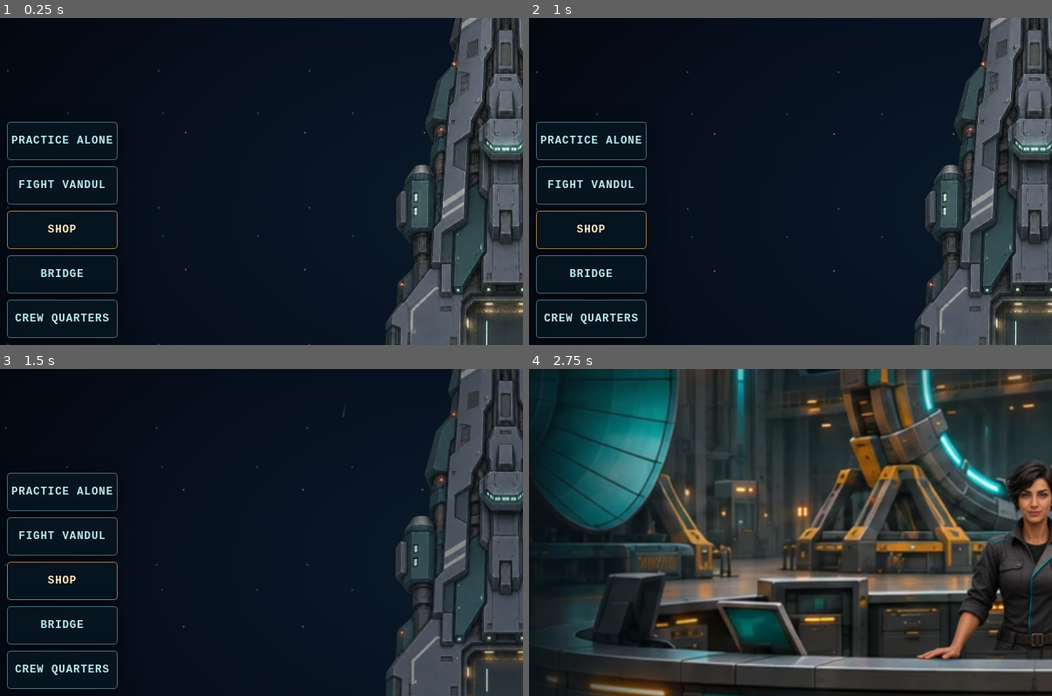
Above: before the commit, frames 1-4 (two rows, left to right).
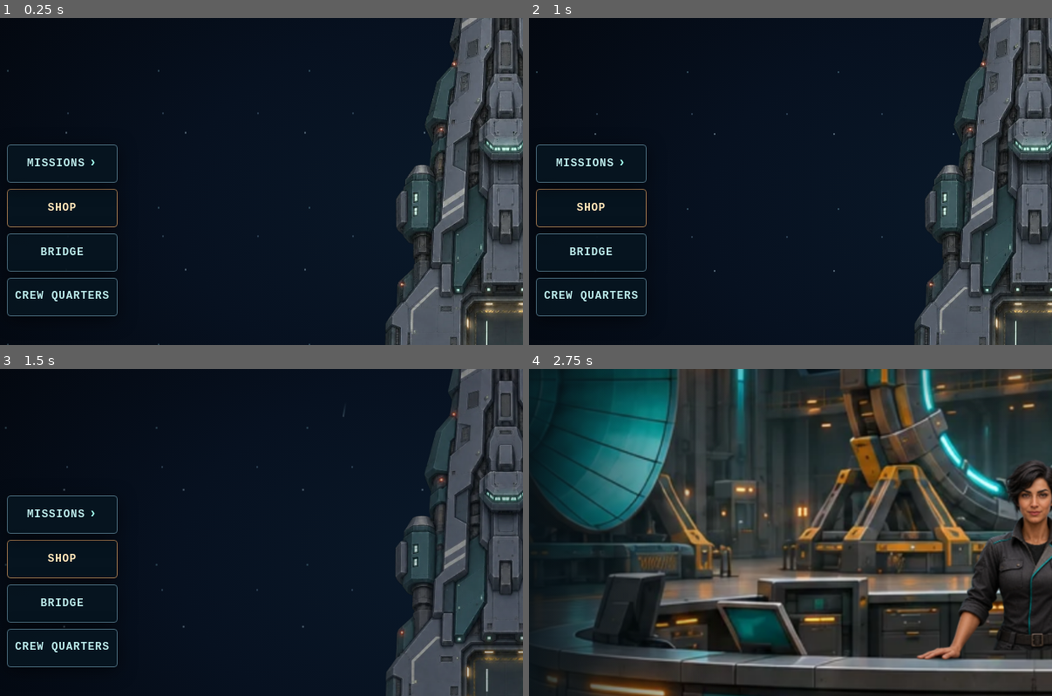
Above: after the commit, the same moments.

Repository: gambizt3-dev/rift-runner
Game: browser game, page carrier.html
Same seed, same stepped clock (60 frames per second), same inputs: the game is played once before the commit and once after it.
Inputs (mouse positions are % of the whole screen's width and height, from its top left):
- Up to frame 1 (0.25 s): no input
- Up to frame 2 (1 s): no input
- Up to frame 3 (1.5 s): tap Space at 1.1 s; click (92, 61) at 1.27 s
- Up to frame 4 (2.75 s): tap Space at 1.6, 2.1, 2.6 s; click (92, 61) at 1.87 s; click "SHOP" at 2.02 s; click "Talk to Mara Venn, quartermas…" at 2.47 s
The pictures show only the part of the screen within x 2-52%, y 21-71%; the shares and areas given below are measured in that part.

The runs differ from the first frame. In frame 1, 2.7% of the frame differs, in the area x 1-23%, y 31-98%; in frame 2, 2.7%; in frame 3, 2.7%; in frame 4, nothing differs.

Commit message:
Group both launch options under Carrier Missions

Diff:
--- a/carrier.css
+++ b/carrier.css
@@ -233,3 +233,12 @@
 .carrier-left-rail .carrier-shop-entry{color:#ffe7ba;border-color:#956f4a;text-align:center;white-space:normal;overflow-wrap:anywhere;padding:6px 4px}
 @media(max-height:490px) and (orientation:landscape){.carrier-left-rail{gap:4px}}
 #carrier-crew{text-align:center;white-space:normal;line-height:1.2;padding:6px 4px}
+
+/* A native disclosure keeps the launch links off the rail until requested. */
+.carrier-missions{position:relative;z-index:2;min-width:0}
+.carrier-missions summary{list-style:none;cursor:pointer;text-align:center;padding:6px 4px;gap:4px;touch-action:manipulation}
+.carrier-missions summary::-webkit-details-marker{display:none}
+.carrier-missions summary span{font-size:1.25em;line-height:1;color:#9df5e7}
+.carrier-missions[open] summary{background:#122f3a;border-color:#8ac5cd}
+.carrier-missions[open] summary span{transform:rotate(90deg)}
+.carrier-missions .carrier-launch-actions{position:absolute;inset-block-start:0;inset-inline-start:calc(100% + 6px);width:min(148px,46vw);padding:5px;background:#081725f5;border:1px solid #456474;border-radius:5px;box-shadow:0 6px 24px #000a}
--- a/carrier.html
+++ b/carrier.html
@@ -12,7 +12,7 @@
 <link rel="manifest" href="./manifest.webmanifest">
 <link rel="icon" type="image/png" href="./rift-192.png">
 <link rel="apple-touch-icon" href="./rift-180.png">
-<link rel="stylesheet" href="./carrier.css?v=95">
+<link rel="stylesheet" href="./carrier.css?v=101">
 <script src="./pilot-credits.js?v=79" defer></script>
 <script src="./carrier-view.js?v=5" defer></script>
 <script src="./carrier-audio.js?v=4" defer></script>
@@ -45,10 +45,13 @@
  </header>
  <footer class="carrier-footer">
   <div class="carrier-left-rail">
-   <div class="carrier-launch-actions" role="group" aria-label="Launch fighter">
-    <a class="carrier-berth carrier-status" id="carrier-launch-practice" href="./index.html?launch=practice">Practice Alone</a>
-    <a class="carrier-berth carrier-status carrier-launch-primary" id="carrier-launch-vandul" href="./index.html?launch=vandul">Fight Vandul</a>
-   </div>
+   <details class="carrier-missions" id="carrier-missions">
+    <summary class="carrier-berth carrier-status">Missions <span aria-hidden="true">›</span></summary>
+    <div class="carrier-launch-actions" role="group" aria-label="Launch fighter">
+     <a class="carrier-berth carrier-status" id="carrier-launch-practice" href="./index.html?launch=practice">Practice Alone</a>
+     <a class="carrier-berth carrier-status carrier-launch-primary" id="carrier-launch-vandul" href="./index.html?launch=vandul">Fight Vandul</a>
+    </div>
+   </details>
    <a class="carrier-berth carrier-status carrier-shop-entry" id="carrier-shop" href="./carrier-shop.html">Shop</a>
    <a class="carrier-berth carrier-status" id="carrier-bridge" href="./carrier-bridge.html">Bridge</a>
    <a class="carrier-berth carrier-status" id="carrier-crew" href="./carrier-crew.html">Crew Quarters</a>
--- a/tests/carrier-launch.test.cjs
+++ b/tests/carrier-launch.test.cjs
@@ -21,9 +21,16 @@
  assert.equal(q.inspect().state,'menu');assert.equal(q.el['arena-screen'].hidden,true);
  assert.equal(q.inspect().duelCountdown,0);assert.equal(q.inspect().vandul,null);
 }
-test('only Carrier exposes native launch choices and compact accessible side rails',()=>{
+test('only the Carrier Missions disclosure exposes the two launch choices',()=>{
  const html=read('carrier.html'),css=read('carrier.css'),menu=read('index.html');
- assert.match(html,/<div class="carrier-launch-actions" role="group" aria-label="Launch fighter">/);
+ const missions=html.match(/<details class="carrier-missions" id="carrier-missions">([\s\S]*?)<\/details>/);
+ assert.ok(missions,'Missions is a native disclosure, closed initially');
+ assert.match(missions[1],/<summary[^>]*>Missions /);
+ assert.match(missions[1],/<div class="carrier-launch-actions" role="group" aria-label="Launch fighter">/);
+ for(const id of ['carrier-launch-practice','carrier-launch-vandul']){
+  assert.ok(missions[1].includes(id));
+  assert.ok(!html.replace(missions[0],'').includes(id));
+ }
  assert.match(html,/<a[^>]*id="carrier-launch-practice" href="\.\/index\.html\?launch=practice">Practice Alone<\/a>/);
  assert.match(html,/<a[^>]*id="carrier-launch-vandul" href="\.\/index\.html\?launch=vandul">Fight Vandul<\/a>/);
  assert.match(css,/\.carrier-berth\{[^}]*min-height:44px/);
--- a/tests/carrier-shop.test.cjs
+++ b/tests/carrier-shop.test.cjs
@@ -5,7 +5,7 @@
 test('Carrier links to a dedicated Shop without adding any Main Menu or Arena shop action',()=>{
  const html=read('carrier.html'),index=read('index.html'),shop=read('carrier-shop.html');
  assert.match(html,/<a[^>]+id="carrier-shop" href="\.\/carrier-shop\.html">Shop<\/a>/);
- assert.match(html,/<div class="carrier-left-rail">\s*<div class="carrier-launch-actions" role="group" aria-label="Launch fighter">[\s\S]*?<\/div>\s*<a[^>]+id="carrier-shop"/,'link is outside the launch group');
+ assert.match(html,/<div class="carrier-left-rail">\s*<details class="carrier-missions" id="carrier-missions">[\s\S]*?<\/details>\s*<a[^>]+id="carrier-shop"/,'link is outside the launch group');
  assert.doesNotMatch(index.slice(0,index.indexOf('<dialog id="hangar"')),/carrier-shop\.html|id="carrier-shop"/);
  assert.match(index,/class="fit-shop-link" href="\.\/carrier-shop\.html"/);
  assert.match(shop,/<a class="shop-back" href="\.\/carrier\.html">[^\n]+Back to Carrier<\/a>/);
